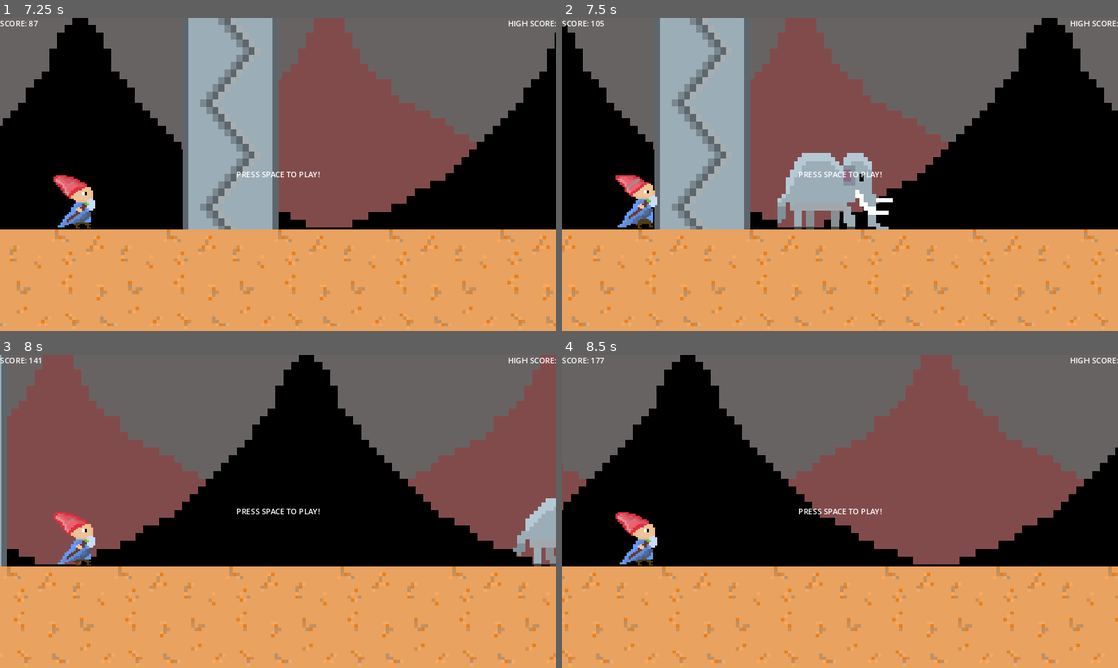
Above: before the commit, frames 1-4 (two rows, left to right).
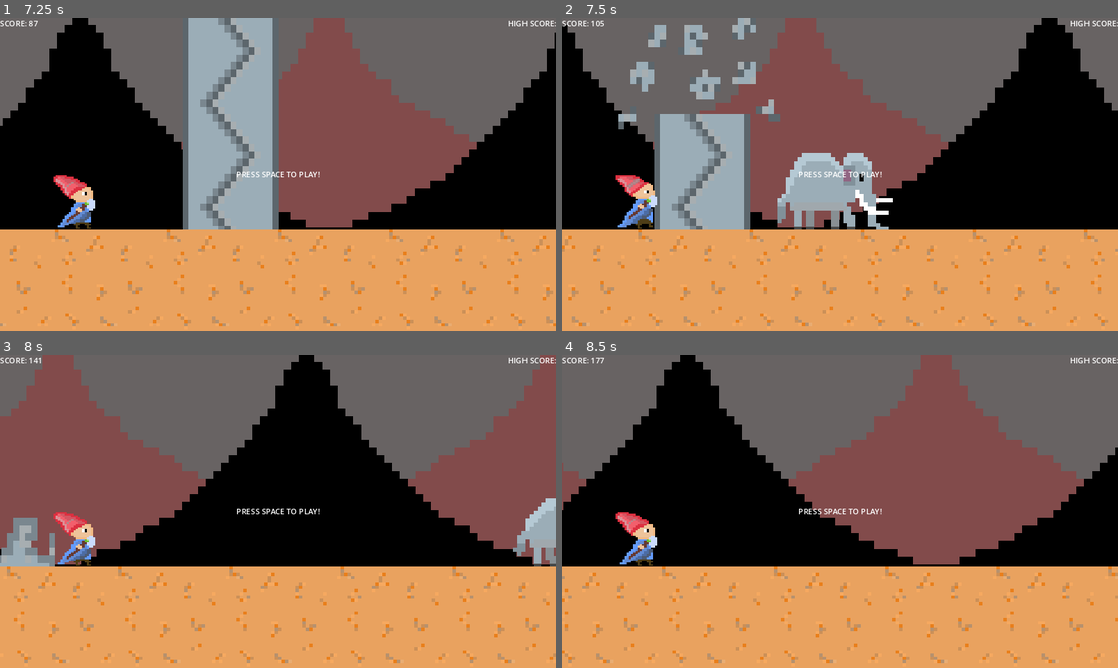
Above: after the commit, the same moments.

Repository: lessy2014/LDJ-summon-runner
Game: Godot game, scene res://Scenes/main.tscn
Two runs of this game, one before a commit and one after it. Both use one fixed random seed, a clock stepped at 60 frames per second and the inputs below.
Inputs:
- Up to frame 1 (7.25 s): tap Space every 0.75 s from 0.5 to 4.25 s; hold Right (ui_right) 0.53-2.03 s; tap Enter (ui_accept) at 0.77, 1.52, 3.02, 3.77, 4.52, 6.02, 6.77 s; hold Left (ui_left) 2.03-2.78 s; hold Right (ui_right) 2.78-4.28 s; hold Left (ui_left) 4.28-5.03 s; hold Right (ui_right) 5.03-5.78 s; hold Left (ui_left) from 5.78 s (still down)
- Up to frame 2 (7.5 s): release Left (ui_left) at 7.28 s; hold Right (ui_right) from 7.28 s (still down)
- Up to frame 3 (8 s): keep holding Right (ui_right); tap Enter (ui_accept) at 7.52 s
- Up to frame 4 (8.5 s): keep holding Right (ui_right)

Frame 1 is identical in both runs. In frame 2, 4.6% of the frame differs, in the area x 10-40%, y 0-36%; in frame 3, 1.6%; in frame 4, nothing differs.

Commit message:
Стены падают

Diff:
--- a/Scenes/rhino_wall.tscn
+++ b/Scenes/rhino_wall.tscn
@@ -47,9 +47,9 @@
 "duration": 1.0,
 "texture": SubResource("AtlasTexture_b8h6l")
 }],
-"loop": true,
+"loop": false,
 "name": &"Destruction",
-"speed": 5.0
+"speed": 10.0
 }, {
 "frames": [{
 "duration": 1.0,
--- a/Scripts/main.gd
+++ b/Scripts/main.gd
@@ -96,7 +96,7 @@
 	hit_obstacle(body)
 	if body.name == "Rhino":
 		last_obstacle.get_node("CollisionShape2D").set_deferred("disabled", true)
-		last_obstacle.get_node("Sprite2D").animation = "destruction"
+		last_obstacle.get_node("Sprite2D").animation = "Destruction"
 
 func хит_мыш(body):
 	hit_obstacle(body)
Not shown: 1 places in Scenes/hole.tscn that only renumber resources
Not shown: 1 places in Scenes/jump_wall.tscn that only renumber resources
Not shown: 1 places in Scenes/main.tscn that only renumber resources
Not shown: 1 places in Scenes/rhino_wall.tscn that only renumber resources
Not shown: 1 places in Scenes/мышстенакродется.tscn that only renumber resources
